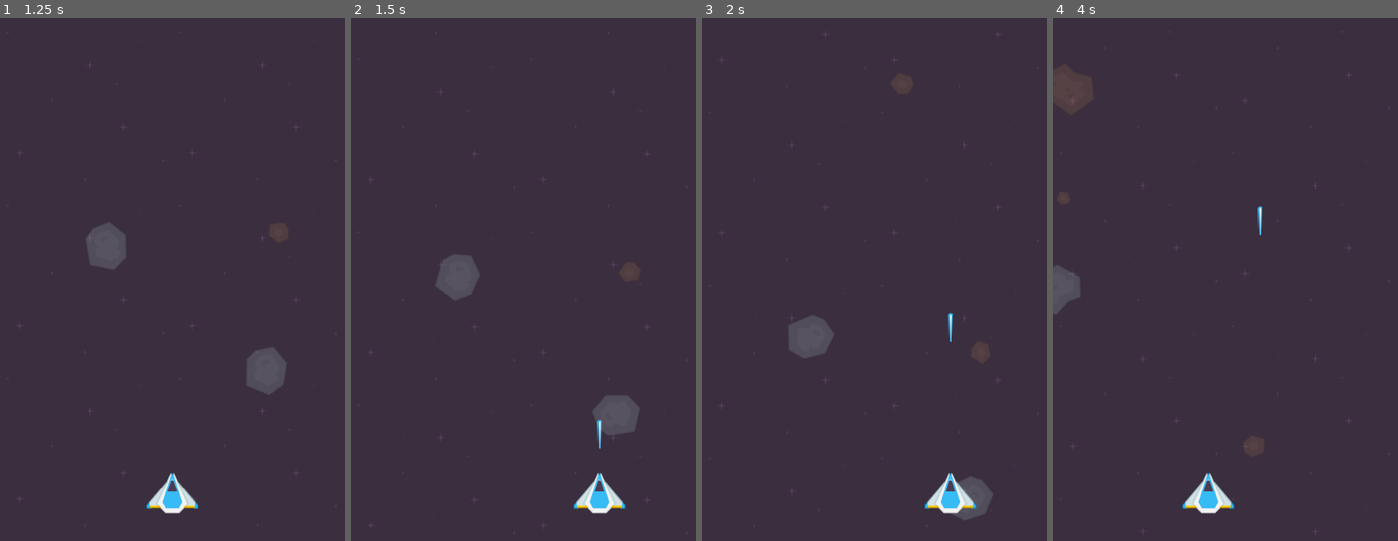
Above: before the commit, frames 1-4 (left to right).
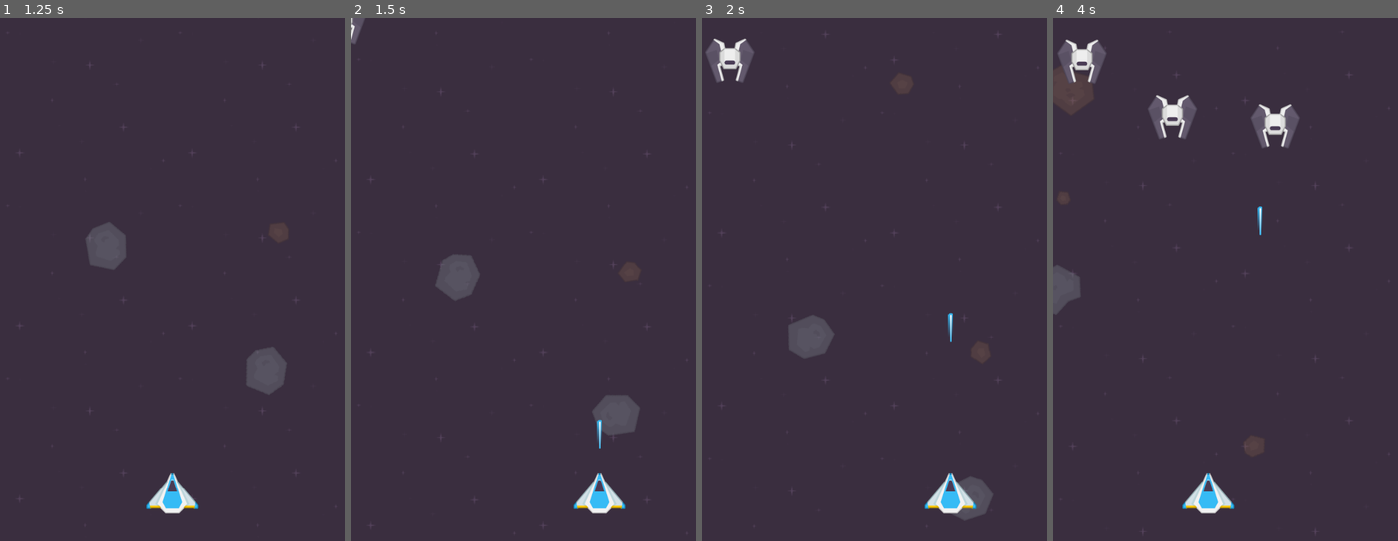
Above: after the commit, the same moments.

Repository: grabatui/godot-top-down-shooter-test
Game: Godot game, scene res://Scenes/main_menu.tscn
Same seed, same stepped clock (60 frames per second), same inputs: the game is played once before the commit and once after it.
Inputs (mouse positions are in pixels of both pictures, inside the frame that each line leads up to):
- Up to frame 1 (1.25 s): click "Start game" at 0.5 s
- Up to frame 2 (1.5 s): tap Enter at 1.25 s; move the mouse to (599, 253) at 1.27 s; press the mouse at (599, 253) at 1.28 s
- Up to frame 3 (2 s): no input
- Up to frame 4 (4 s): move the mouse to (1156, 305) at 2.02 s; release the mouse at (1156, 305) at 2.03 s; click (1156, 305) at 2.1 s; move the mouse to (1260, 164) at 2.77 s; press the mouse at (1260, 164) at 2.78 s; move the mouse to (1208, 384) at 3.52 s; release the mouse at (1208, 384) at 3.53 s; click (1208, 384) at 3.6 s

Frame 1 is identical in both runs. In frame 2, 0.1% of the frame differs, in the area x 0-4%, y 0-5%; in frame 3, 0.7%; in frame 4, 2.2%, in the area x 1-72%, y 4-25%.

Commit message:
First enemy with path and scenario

Diff:
--- /dev/null
+++ b/PathCurves/path_1_curve.tres
@@ -0,0 +1,7 @@
+[gd_resource type="Curve2D" format=3 uid="uid://ce8aiwyb4hkbc"]
+
+[resource]
+_data = {
+"points": PackedVector2Array(0, 0, 0, 0, -122, -150, -178.191, -90.5097, 178.191, 90.5097, 162, 157, -220.617, -19.799, 220.617, 19.799, 520, 207, 5.65685, -141.421, -5.65685, 141.421, 975, 369, 138.593, 28.2843, -138.593, -28.2843, 486, 484, 226.274, 14.1421, -226.274, -14.1421, 156, 349, 5.65685, -158.392, -5.65685, 158.392, -320, 547, -130.108, -16.9706, 130.108, 16.9706, -122, 816, -141.421, 11.3137, 141.421, -11.3137, 369, 729, -237.588, -45.2548, 237.588, 45.2548, 834, 735)
+}
+point_count = 10
--- /dev/null
+++ b/Resource/enemy_path.tres
@@ -0,0 +1,7 @@
+[gd_resource type="Resource" script_class="EnemyPathResource" load_steps=2 format=3 uid="uid://dmlx8qodp7urp"]
+
+[ext_resource type="Script" path="res://Scripts/Resources/enemy_path.gd" id="1_q340u"]
+
+[resource]
+script = ExtResource("1_q340u")
+count = 0
--- /dev/null
+++ b/Scenes/Enemy/enemy_1.tscn
@@ -0,0 +1,13 @@
+[gd_scene load_steps=3 format=3 uid="uid://bsxdlepd6jr13"]
+
+[ext_resource type="PackedScene" uid="uid://dyqyxlndcigbb" path="res://Scenes/enemy.tscn" id="1_yqmmj"]
+[ext_resource type="Texture2D" uid="uid://dj7w5wnts33bd" path="res://Resources/PNG/Enemies/enemyBlack1.png" id="2_jiqrd"]
+
+[node name="Enemy 1" instance=ExtResource("1_yqmmj")]
+speed = 150.0
+
+[node name="CollisionPolygon2D" type="CollisionPolygon2D" parent="." index="1"]
+polygon = PackedVector2Array(-29, -42, 0, -29, 28, -42, 46, -15, 25, 41, -23, 41, -46, -16)
+
+[node name="EnemyBlack1" type="Sprite2D" parent="." index="2"]
+texture = ExtResource("2_jiqrd")
--- /dev/null
+++ b/Scenes/Scenario.gd
@@ -0,0 +1,5 @@
+extends Node2D
+class_name Scenario
+
+
+@export var paths: Array[EnemyPathResource] = []
--- /dev/null
+++ b/Scenes/enemy.tscn
@@ -0,0 +1,12 @@
+[gd_scene load_steps=2 format=3 uid="uid://dyqyxlndcigbb"]
+
+[ext_resource type="Script" path="res://Scripts/Scenes/enemy.gd" id="1_dxu1u"]
+
+[node name="Enemy" type="Area2D"]
+collision_layer = 2
+collision_mask = 5
+script = ExtResource("1_dxu1u")
+
+[node name="VisibleOnScreenNotifier2D" type="VisibleOnScreenNotifier2D" parent="."]
+
+[connection signal="body_entered" from="." to="." method="_on_body_entered"]
--- /dev/null
+++ b/Scenes/laser_body.tscn
@@ -0,0 +1,16 @@
+[gd_scene load_steps=3 format=3 uid="uid://dl4udy77gcpak"]
+
+[ext_resource type="Script" path="res://Scripts/Scenes/laser_body.gd" id="1_liruq"]
+
+[sub_resource type="CapsuleShape2D" id="CapsuleShape2D_t60xt"]
+radius = 4.0
+height = 46.0
+
+[node name="LaserBody" type="StaticBody2D"]
+collision_layer = 4
+collision_mask = 2
+script = ExtResource("1_liruq")
+
+[node name="CollisionShape2D" type="CollisionShape2D" parent="."]
+shape = SubResource("CapsuleShape2D_t60xt")
+debug_color = Color(0, 0.6, 0.701961, 0.419608)
--- a/Scenes/player.tscn
+++ b/Scenes/player.tscn
@@ -1,12 +1,15 @@
-[gd_scene load_steps=4 format=3 uid="uid://d15h4mm4cc781"]
+[gd_scene load_steps=5 format=3 uid="uid://d15h4mm4cc781"]
 
 [ext_resource type="Script" path="res://Scripts/Scenes/player.gd" id="1_bwfyb"]
 [ext_resource type="Texture2D" uid="uid://c16ptmsua30hm" path="res://Resources/PNG/playerShip3_blue.png" id="1_ml2i6"]
 [ext_resource type="Texture2D" uid="uid://wq3bnv1rwlau" path="res://Resources/PNG/Lasers/laserBlue01.png" id="2_78pwn"]
+[ext_resource type="PackedScene" uid="uid://dl4udy77gcpak" path="res://Scenes/laser_body.tscn" id="3_vw26g"]
 
 [node name="Player" type="CharacterBody2D"]
+collision_mask = 10
 script = ExtResource("1_bwfyb")
 laser_projectile = ExtResource("2_78pwn")
+laser_body = ExtResource("3_vw26g")
 
 [node name="CollisionPolygon2D" type="CollisionPolygon2D" parent="."]
 polygon = PackedVector2Array(-50, 27, -1, -39, 49, 26, 0, 38)
--- a/Scenes/world.tscn
+++ b/Scenes/world.tscn
@@ -21,6 +21,18 @@
 [ext_resource type="Texture2D" uid="uid://0e2dwux1dtot" path="res://Resources/PNG/Meteors/meteorGrey_med2.png" id="18_tecbi"]
 [ext_resource type="Texture2D" uid="uid://da8mvwow10ohu" path="res://Resources/PNG/Meteors/meteorGrey_small1.png" id="19_1ouad"]
 [ext_resource type="Texture2D" uid="uid://dwq8rikipgwyo" path="res://Resources/PNG/Meteors/meteorGrey_small2.png" id="20_7tbaq"]
+[ext_resource type="PackedScene" uid="uid://bsxdlepd6jr13" path="res://Scenes/Enemy/enemy_1.tscn" id="22_lgctu"]
+[ext_resource type="Script" path="res://Scenes/Scenario.gd" id="22_m27u4"]
+[ext_resource type="Script" path="res://Scripts/Resources/enemy_path.gd" id="23_3gehu"]
+[ext_resource type="Curve2D" uid="uid://ce8aiwyb4hkbc" path="res://PathCurves/path_1_curve.tres" id="23_kg34f"]
+
+[sub_resource type="Resource" id="Resource_1apdx"]
+script = ExtResource("23_3gehu")
+enemy = "enemy_1"
+count = 3
+path_curve = ExtResource("23_kg34f")
+delay_between_enemies = 1
+delay_between_paths = 5
 
 [node name="World" type="Node2D" node_paths=PackedStringArray("player")]
 script = ExtResource("1_r6emj")
@@ -56,6 +68,25 @@
 z_index = 10
 position = Vector2(337, 891)
 
+[node name="EnemyPaths" type="Node2D" parent="."]
+
 [node name="Lasers" type="Node2D" parent="."]
 
+[node name="Scenario" type="Node2D" parent="."]
+script = ExtResource("22_m27u4")
+paths = Array[ExtResource("23_3gehu")]([SubResource("Resource_1apdx")])
+
+[node name="Paths" type="Node2D" parent="."]
+
+[node name="Path 1" type="Path2D" parent="Paths"]
+visible = false
+curve = ExtResource("23_kg34f")
+
+[node name="AllEnemies" type="Node2D" parent="."]
+position = Vector2(337, -218)
+
+[node name="enemy_1" parent="AllEnemies" instance=ExtResource("22_lgctu")]
+visible = false
+speed = 200.0
+
 [connection signal="timeout" from="Asteroids/Timer" to="Asteroids" method="_on_timer_timeout"]
--- /dev/null
+++ b/Scripts/Resources/enemy_path.gd
@@ -0,0 +1,9 @@
+extends Resource
+class_name EnemyPathResource
+
+
+@export var enemy: String
+@export var count: int
+@export var path_curve: Curve2D
+@export var delay_between_enemies: int
+@export var delay_between_paths: int
--- /dev/null
+++ b/Scripts/Scenes/enemy.gd
@@ -0,0 +1,19 @@
+extends Area2D
+class_name Enemy
+
+
+@export var speed: float = 100.0
+
+
+func _ready():
+	pass
+
+
+func _process(_delta):
+	pass
+
+
+func _on_body_entered(body: Node):
+	if body is LaserBody:
+		queue_free()
+		body.queue_free()
--- /dev/null
+++ b/Scripts/Scenes/laser_body.gd
@@ -0,0 +1,14 @@
+extends StaticBody2D
+class_name LaserBody
+
+
+func _ready():
+	pass
+
+
+func _process(_delta):
+	pass
+
+
+func _on_visible_on_screen_notifier_2d_screen_exited():
+	queue_free()
--- a/Scripts/Scenes/player.gd
+++ b/Scripts/Scenes/player.gd
@@ -3,7 +3,7 @@
 
 
 const INITIAL_LASER_SPEED = 400.0
-const INITIAL_SHOOT_SECONDS_INTERVAL = 1.3
+const INITIAL_SHOOT_SECONDS_INTERVAL = 1.0
 const ADDITIONAL_BORDER = 10.0
 
 
@@ -15,6 +15,7 @@
 @export var laser_speed: float = INITIAL_LASER_SPEED
 @export var shoot_seconds_interval: float = INITIAL_SHOOT_SECONDS_INTERVAL
 @export var laser_projectile: Texture
+@export var laser_body: PackedScene
 
 
 var player_size: Vector2
--- a/Scripts/Scenes/world.gd
+++ b/Scripts/Scenes/world.gd
@@ -9,6 +9,9 @@
 
 @onready var player_lasers: Node2D = $Lasers
 @onready var menu: CanvasLayer = $Menu
+@onready var scenario: Scenario = $Scenario
+@onready var enemy_paths: Node2D = $EnemyPaths
+@onready var enemy_templates: Node2D = $AllEnemies
 
 
 @export var player: Player
@@ -18,6 +21,7 @@
 	Input.set_mouse_mode(Input.MOUSE_MODE_CONFINED_HIDDEN)
 
 	__set_laser_projectile_template()
+	__set_enemies()
 
 	SignalsBus.player_shoot.connect(__on_player_shoot)
 	SignalsBus.game_menu_button_continue_pressed.connect(__on_menu_continue_pressed)
@@ -29,6 +33,12 @@
 
 		if laser.position.y < (-1 * LASER_QUIT_ADDITIONAL):
 			laser.queue_free()
+
+	for enemy_path in enemy_paths.get_children():
+		for enemy_path_follow in enemy_path.get_children():
+			if enemy_path_follow is PathFollow2D:
+				for enemy in enemy_path_follow.get_children():
+					enemy_path_follow.progress += enemy.speed * delta
 
 
 func _input(event):
@@ -42,8 +52,37 @@
 	laser_projectile_template.texture = player.laser_projectile
 
 
+func __set_enemies() -> void:
+	var enemy_path: Path2D
+	var path_follow: PathFollow2D
+	var enemy_entity: Enemy
+	for scenario_path in scenario.paths:
+		enemy_path = Path2D.new()
+		enemy_path.curve = scenario_path.path_curve
+
+		enemy_paths.add_child(enemy_path)
+
+		for i in range(scenario_path.count):
+			path_follow = PathFollow2D.new()
+			path_follow.rotates = false
+			path_follow.loop = false
+
+			enemy_path.add_child(path_follow)
+
+			enemy_entity = enemy_templates.get_node(scenario_path.enemy).duplicate()
+			enemy_entity.show()
+
+			path_follow.add_child(enemy_entity)
+
+			if i < scenario_path.count:
+				await get_tree().create_timer(scenario_path.delay_between_enemies).timeout
+
+
 func __on_player_shoot(marker_position: Vector2) -> void:
-	var laser: Sprite2D = laser_projectile_template.duplicate()
+	var laser: StaticBody2D = player.laser_body.instantiate()
+	var laser_sprite: Sprite2D = laser_projectile_template.duplicate()
+
+	laser.add_child(laser_sprite)
 	laser.global_position = marker_position
 
 	player_lasers.add_child(laser)
--- a/project.godot
+++ b/project.godot
@@ -49,6 +49,13 @@
 ]
 }
 
+[layer_names]
+
+2d_physics/layer_1="Player"
+2d_physics/layer_2="Enemies"
+2d_physics/layer_3="PlayerLasers"
+2d_physics/layer_4="EnemyLasers"
+
 [rendering]
 
 textures/canvas_textures/default_texture_filter=0
Not shown: 1 places in Scenes/world.tscn that only renumber resources
